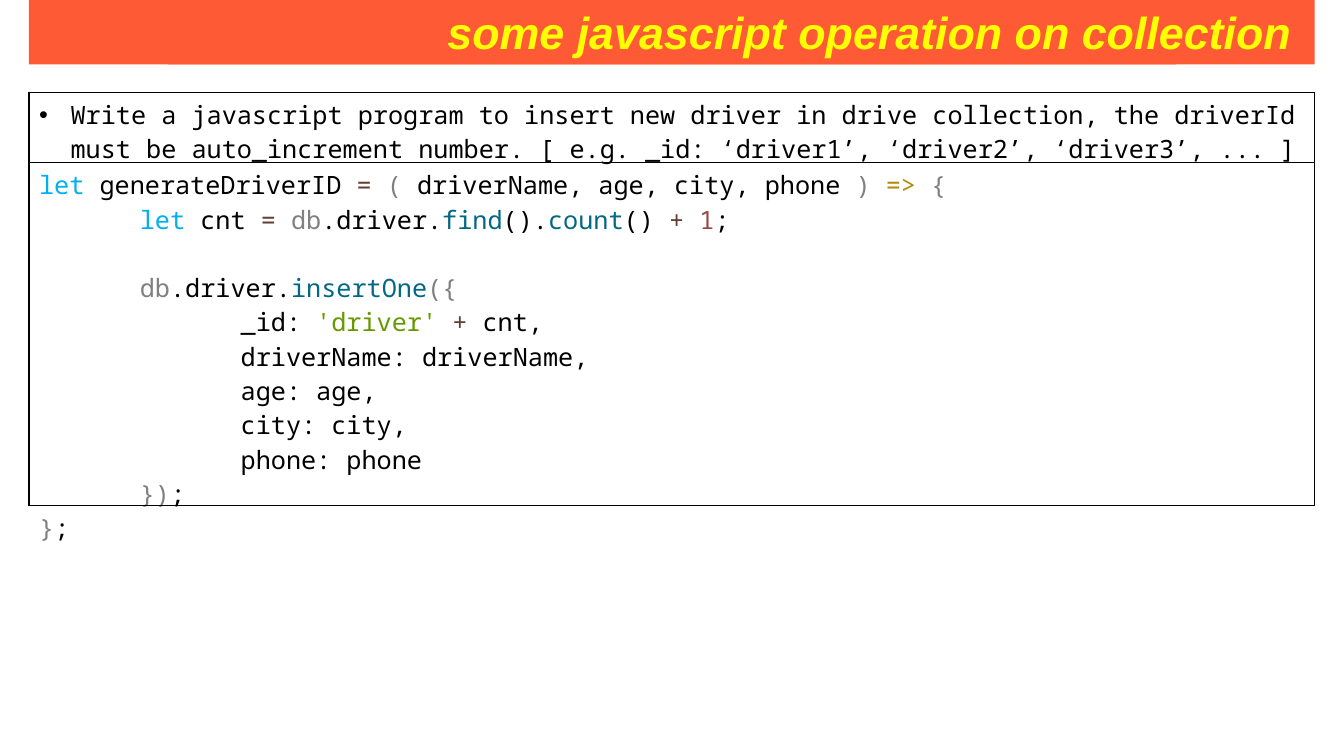
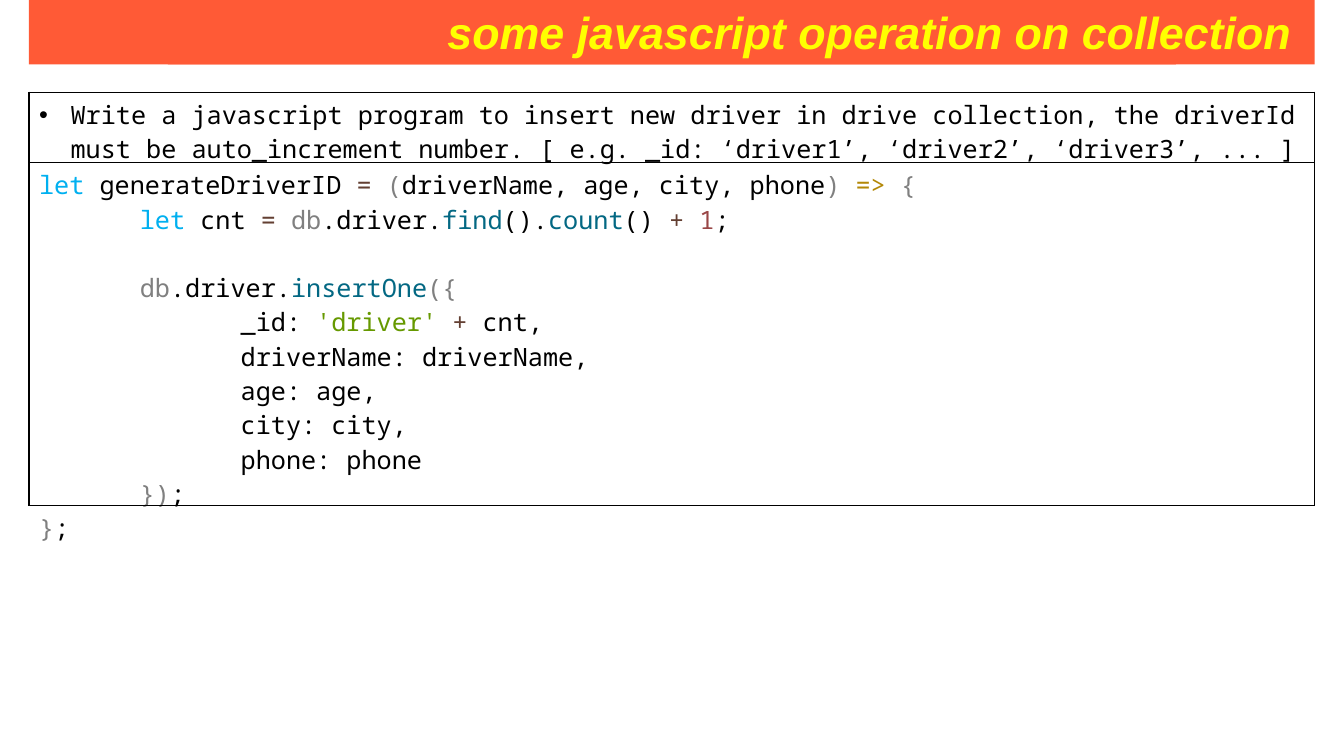
Before and after one commit to Saleel-Bagde/PPT-s, a slide deck: slide 222 of MongoDB PPT.pptx. Drawn at 1344x756 pixels with LibreOffice and Linux fonts; fonts in the diff are those of the drawing. Boxes give left, top, right and bottom in pixels: in the first picture for what was removed or moved away, otherwise in the second. Text is boxed around its words. In the diff, an @@ line names an element or a change of style, - is before the commit and + after.

```diff
--- a/MongoDB PPT.pptx
+++ b/MongoDB PPT.pptx
@@ table at bbox=[29, 93, 1316, 506] @@
-row 2, column 1: let generateDriverID = ( driverName, age, city, phone ) => { / let cnt = db.driver.find().count() + 1; / db.driver.insertOne({ / _id: 'driver' + cnt, / driverName: driverName, / age: age, / city: city, / phone: phone / }); / };
+row 2, column 1: let generateDriverID = (driverName, age, city, phone) => { / let cnt = db.driver.find().count() + 1; / db.driver.insertOne({ / _id: 'driver' + cnt, / driverName: driverName, / age: age, / city: city, / phone: phone / }); / };
```
Also in this commit, not shown: 4 other slides changed.
